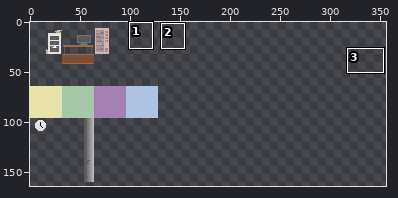
Two versions of one sprite sheet, Assets/Artwork/Tileset.png. The first picture is a wide view before the edit; the outline marks the close-up.
Close-up. Before the commit:
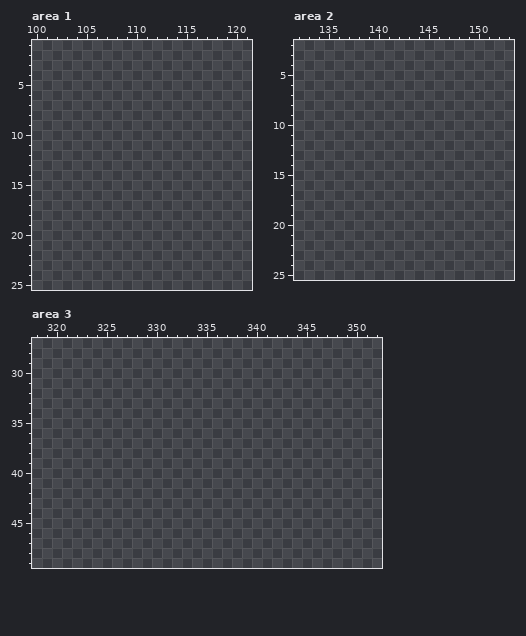
The file is 500x500 pixels. Colours within 5 levels of each other are drawn and written as one. Shown: area 1: x 100..121, y 1..25; area 2: x 132..153, y 2..25; area 3: x 318..352, y 27..49. The wide view leaves out empty margins. The commit also changed other parts of the picture, which this record leaves out.
Palette (. is transparent): 
And afterwards:
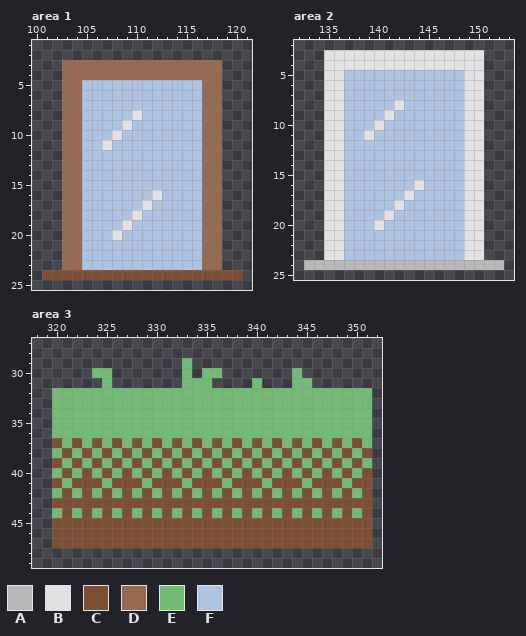
Colours new in this view: A #b8b8b8  B #e2e2e2  C #7f4f35  D #966950  E #71bc75  F #aec3e2
The exact change:
Changed rows in their new state; - is an unchanged pixel.
Area 1:
first column x 101:
 3 --DDDDDDDDDDDDDDDD--
 4 --DDDDDDDDDDDDDDDD--
 5 --DDFFFFFFFFFFFFDD--
 6 --DDFFFFFFFFFFFFDD--
 7 --DDFFFFFFFFFFFFDD--
 8 --DDFFFFFBFFFFFFDD--
 9 --DDFFFFBFFFFFFFDD--
10 --DDFFFBFFFFFFFFDD--
11 --DDFFBFFFFFFFFFDD--
12 --DDFFFFFFFFFFFFDD--
13 --DDFFFFFFFFFFFFDD--
14 --DDFFFFFFFFFFFFDD--
15 --DDFFFFFFFFFFFFDD--
16 --DDFFFFFFFBFFFFDD--
17 --DDFFFFFFBFFFFFDD--
18 --DDFFFFFBFFFFFFDD--
19 --DDFFFFBFFFFFFFDD--
20 --DDFFFBFFFFFFFFDD--
21 --DDFFFFFFFFFFFFDD--
22 --DDFFFFFFFFFFFFDD--
23 --DDFFFFFFFFFFFFDD--
24 CCCCCCCCCCCCCCCCCCCC
Area 2:
first column x 133:
 3 --BBBBBBBBBBBBBBBB--
 4 --BBBBBBBBBBBBBBBB--
 5 --BBFFFFFFFFFFFFBB--
 6 --BBFFFFFFFFFFFFBB--
 7 --BBFFFFFFFFFFFFBB--
 8 --BBFFFFFBFFFFFFBB--
 9 --BBFFFFBFFFFFFFBB--
10 --BBFFFBFFFFFFFFBB--
11 --BBFFBFFFFFFFFFBB--
12 --BBFFFFFFFFFFFFBB--
13 --BBFFFFFFFFFFFFBB--
14 --BBFFFFFFFFFFFFBB--
15 --BBFFFFFFFFFFFFBB--
16 --BBFFFFFFFBFFFFBB--
17 --BBFFFFFFBFFFFFBB--
18 --BBFFFFFBFFFFFFBB--
19 --BBFFFFBFFFFFFFBB--
20 --BBFFFBFFFFFFFFBB--
21 --BBFFFFFFFFFFFFBB--
22 --BBFFFFFFFFFFFFBB--
23 --BBFFFFFFFFFFFFBB--
24 AAAAAAAAAAAAAAAAAAAA
Area 3:
first column x 320:
29 -------------E------------------
30 ----EE-------E-EE-------E-------
31 -----E-------EEE----E---EE------
32 EEEEEEEEEEEEEEEEEEEEEEEEEEEEEEEE
33 EEEEEEEEEEEEEEEEEEEEEEEEEEEEEEEE
34 EEEEEEEEEEEEEEEEEEEEEEEEEEEEEEEE
35 EEEEEEEEEEEEEEEEEEEEEEEEEEEEEEEE
36 EEEEEEEEEEEEEEEEEEEEEEEEEEEEEEEE
37 CECECECECECECECECECECECECECECECE
38 ECECECECECECECECECECECECECECECEC
39 CECECECECECECECECECECECECECECECE
40 ECECECECECECECECECECECECECECECEC
41 CECCCECCCECCCECCCECCCECCCECCCECC
42 ECECECECECECECECECECECECECECECEC
43 CCCCCCCCCCCCCCCCCCCCCCCCCCCCCCCC
44 ECECECECECECECECECECECECECECECEC
45 CCCCCCCCCCCCCCCCCCCCCCCCCCCCCCCC
46 CCCCCCCCCCCCCCCCCCCCCCCCCCCCCCCC
47 CCCCCCCCCCCCCCCCCCCCCCCCCCCCCCCC
Changed places in both close-ups, as pixel boxes (x1, y1, x2, y2):
added: (42, 60, 242, 280)
added: (304, 50, 504, 270)
added: (52, 358, 372, 548)
